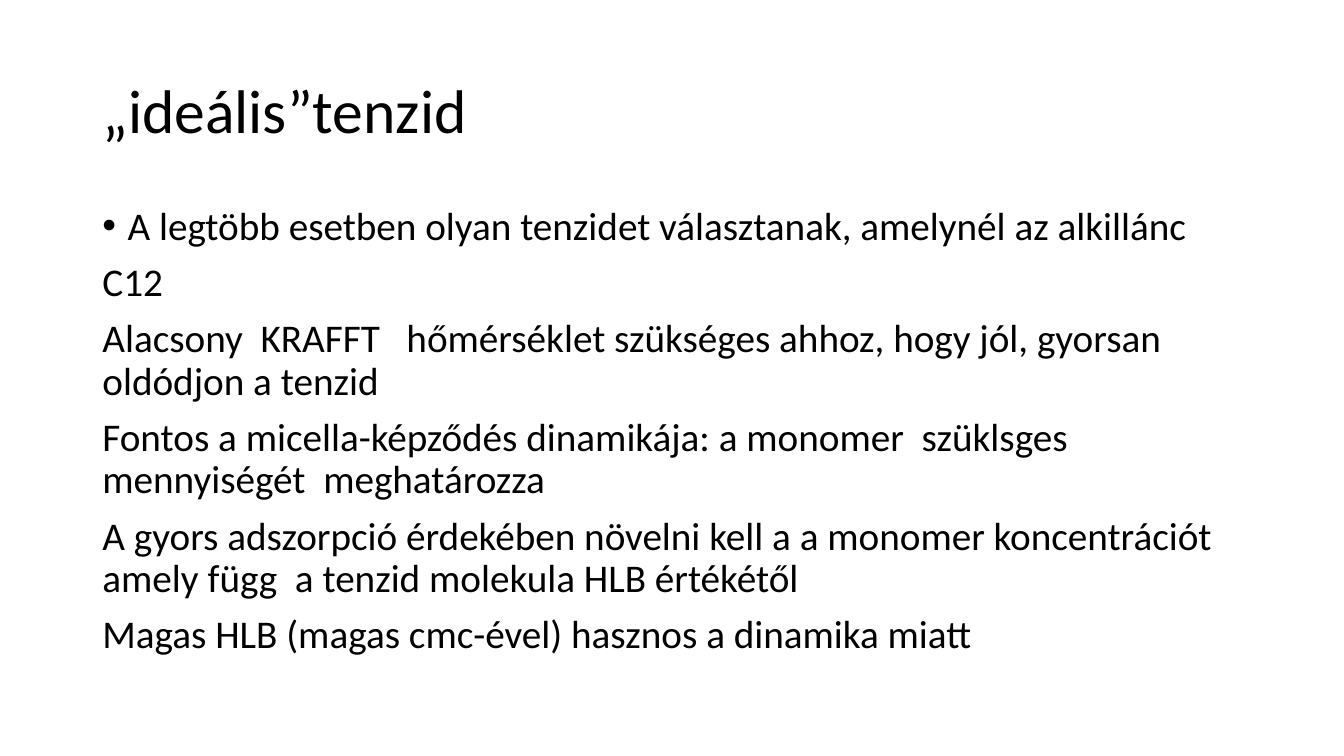
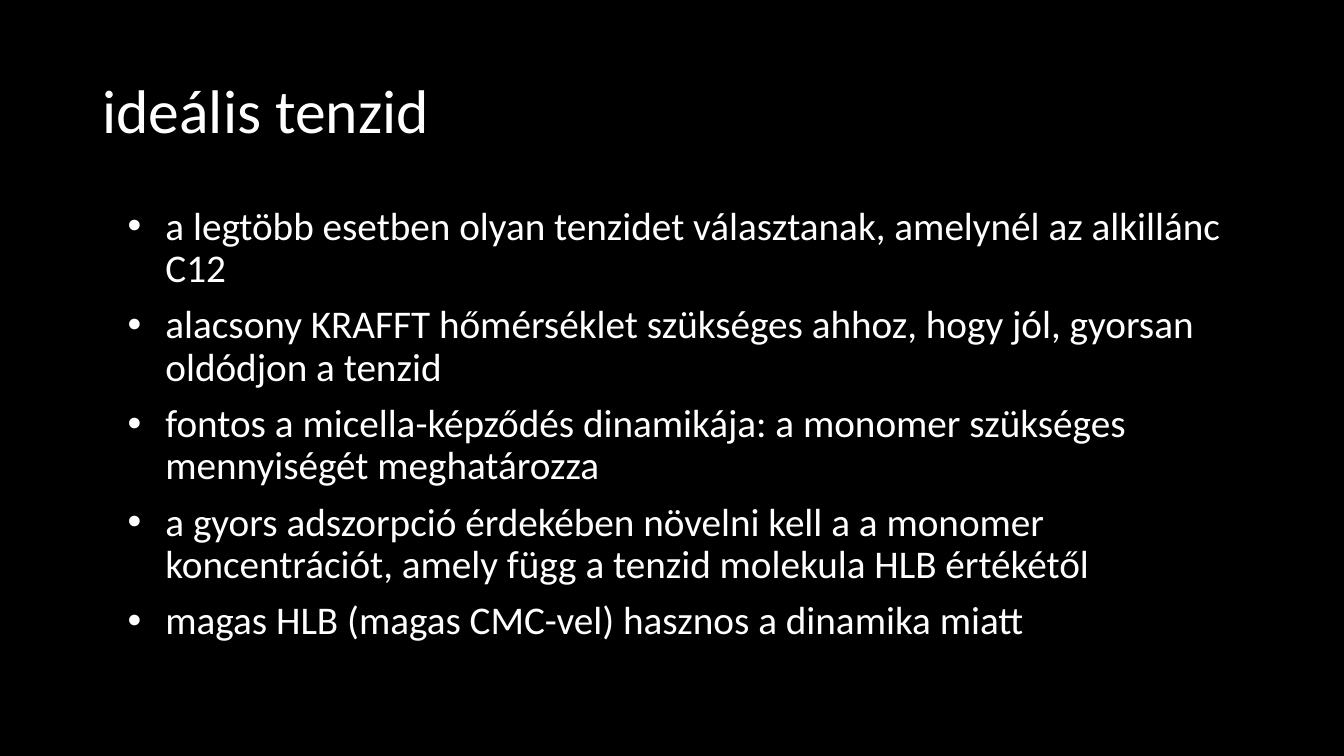
Before and after one commit to LilianaBohus/chemistry-presenations, a slide deck: slide 22 of adjuvants.pptx. Drawn at 1344x756 pixels with LibreOffice and Linux fonts; fonts in the diff are those of the drawing; background and template pictures are left out. Boxes give left, top, right and bottom in pixels: in the first picture for what was removed or moved away, otherwise in the second. Text is boxed around its words. In the diff, an @@ line names an element or a change of style, - is before the commit and + after.

```diff
--- a/adjuvants.pptx
+++ b/adjuvants.pptx
@@ background #FFFFFF to picture (left out) @@
@@ text at (102, 90, 429, 134): text changed; text colour #000000 to #FFFFFF @@
-„ideális”tenzid
+ideális tenzid
@@ text at (165, 212, 1220, 641): text changed; text colour #000000 to #FFFFFF @@
-• A legtöbb esetben olyan tenzidet választanak, amelynél az alkillánc
-C12
-Alacsony KRAFFT hőmérséklet szükséges ahhoz, hogy jól, gyorsan oldódjon a tenzid
-Fontos a micella-képződés dinamikája: a monomer szüklsges mennyiségét meghatározza
-A gyors adszorpció érdekében növelni kell a a monomer koncentrációt amely függ a tenzid molekula HLB értékétől
-Magas HLB (magas cmc-ével) hasznos a dinamika miatt
+• a legtöbb esetben olyan tenzidet választanak, amelynél az alkillánc C12
+• alacsony KRAFFT hőmérséklet szükséges ahhoz, hogy jól, gyorsan oldódjon a tenzid
+• fontos a micella-képződés dinamikája: a monomer szükséges mennyiségét meghatározza
+• a gyors adszorpció érdekében növelni kell a a monomer koncentrációt, amely függ a tenzid molekula HLB értékétől
+• magas HLB (magas CMC-vel) hasznos a dinamika miatt
```
Also in this commit, not shown: 9 other slides changed.
